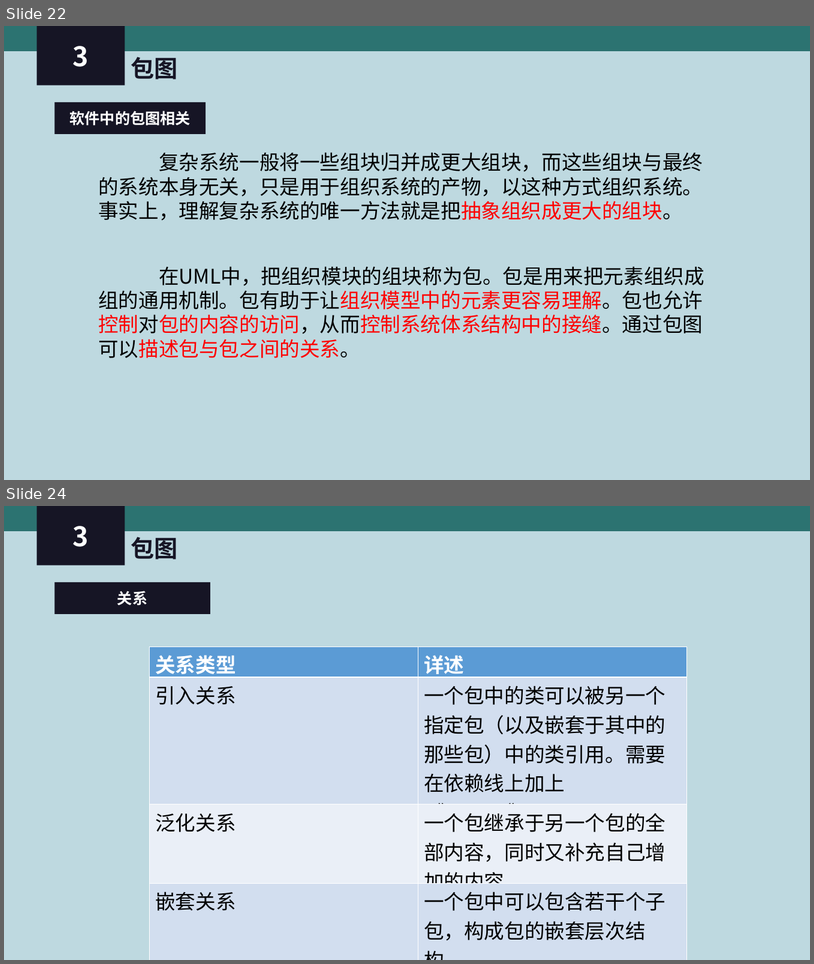
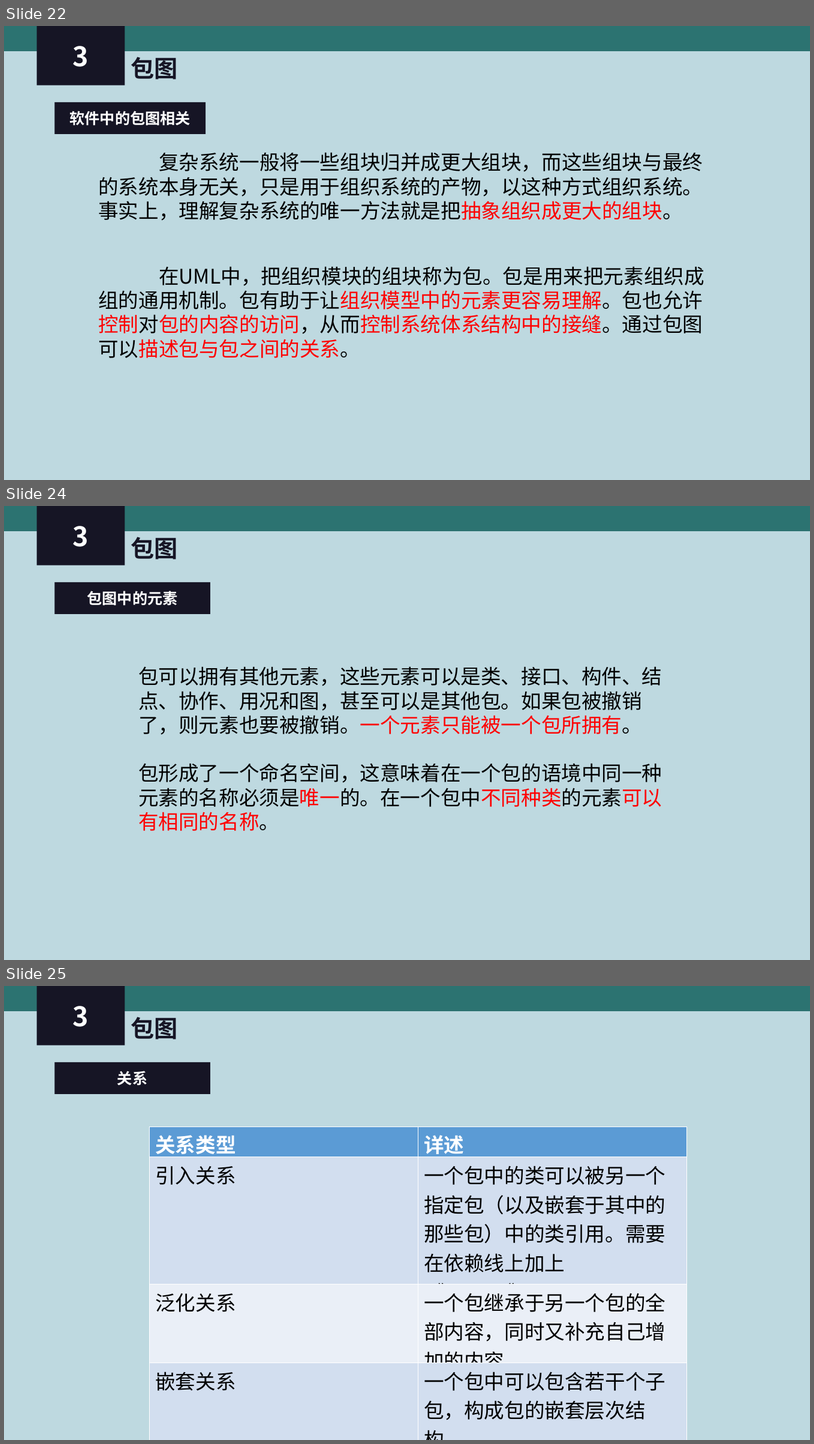
Before and after one commit to PRD-2018-G04/PRD-2018-G04, a slide deck: G04项目组/受控文档/翻转课堂PPT/PRD2018-G04-UML 基础Ⅲ.ppt. Shown one above the other, each under a label of ours: slides 22 and 24 before the commit, slides 22, 24 and 25 after it; the slides between them are not shown. The pictures are 814x964 and 814x1444 pixels, drawn with LibreOffice and Linux fonts; fonts in the diff are those of the drawing. Boxes give left, top, right and bottom in pixels: in the first picture for what was removed or moved away, otherwise in the second. Text is boxed around its words. In the diff, an @@ line names an element or a change of style, - is before the commit and + after.

```diff
--- a/G04项目组/受控文档/翻转课堂PPT/PRD2018-G04-UML 基础Ⅲ.ppt
+++ b/G04项目组/受控文档/翻转课堂PPT/PRD2018-G04-UML 基础Ⅲ.ppt
@@ slide 24 added at bbox=[4, 506, 810, 960], background #BED9E0 @@
@@ rectangle added at bbox=[4, 506, 810, 531], fill #2C7371 @@
@@ rectangle added at bbox=[36, 506, 125, 565], fill #161525, 32 pt, text #FFFFFF, bold @@
+3
@@ text added at bbox=[131, 537, 177, 559], 28 pt, text #161525, bold @@
+包图
@@ rectangle added at bbox=[55, 582, 211, 614], fill #161525, 18 pt, text #FFFFFF, bold @@
+包图中的元素
@@ text added at bbox=[138, 666, 662, 831], 24 pt, text #000000 @@
+包可以拥有其他元素，这些元素可以是类、接口、构件、结点、协作、用况和图，甚至可以是其他包。如果包被撤销了，则元素也要被撤销。一个元素只能被一个包所拥有。
+包形成了一个命名空间，这意味着在一个包的语境中同一种元素的名称必须是唯一的。在一个包中不同种类的元素可以有相同的名称。
@@ what was slide 24 is now slide 25 @@
```
Also in this commit, not shown: 15 slides changed, 4 other slides added.
